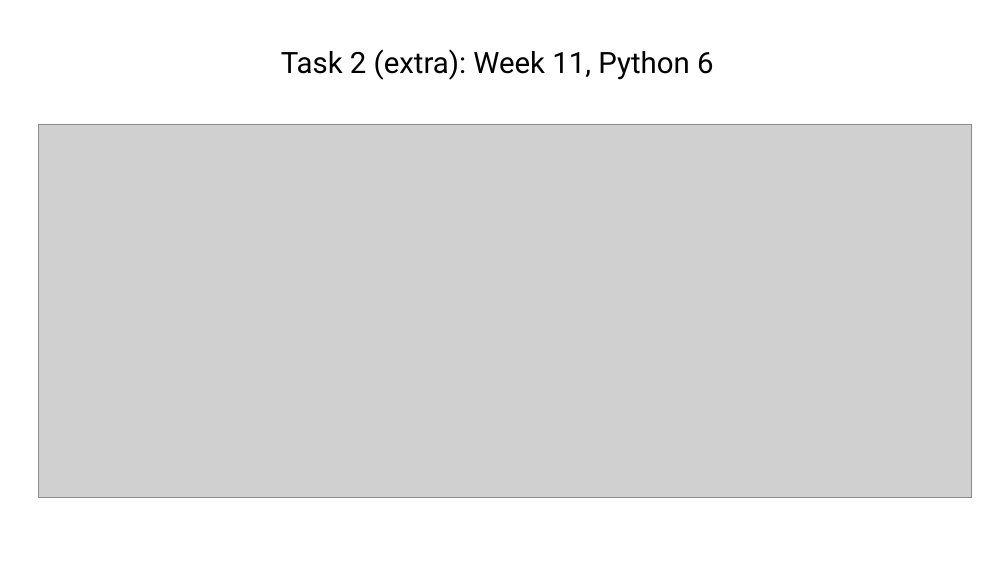
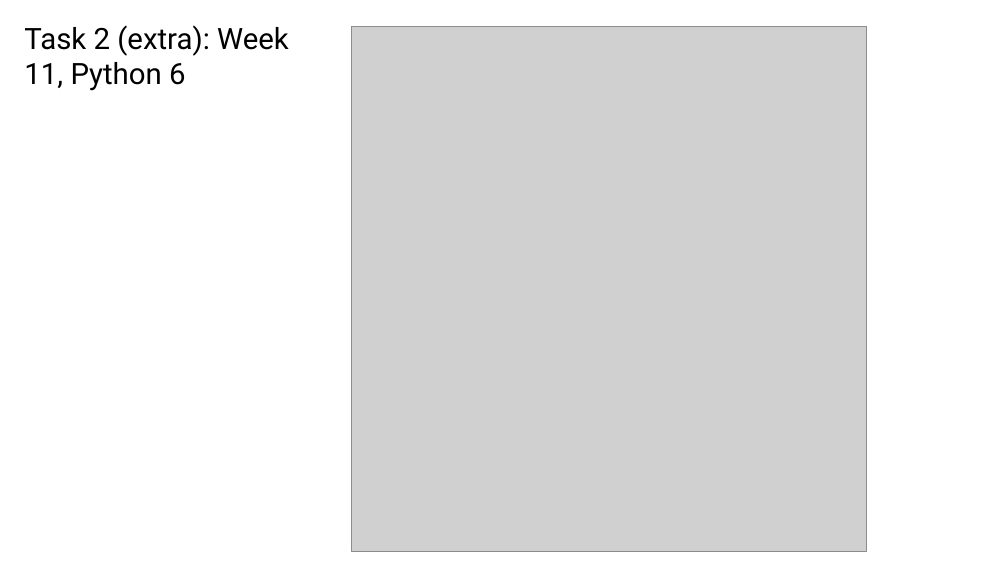
Before and after one commit to tparchman/F24_BIOL792, a slide deck: slide 2 of week12_python7_pandas/python12_numpy_pandas.pptx. Drawn at 1008x567 pixels with LibreOffice and Linux fonts; fonts in the diff are those of the drawing; grey boxes stand for pictures. Boxes give left, top, right and bottom in pixels: in the first picture for what was removed or moved away, otherwise in the second. Text is boxed around its words. In the diff, an @@ line names an element or a change of style, - is before the commit and + after.

```diff
--- a/week12_python7_pandas/python12_numpy_pandas.pptx
+++ b/week12_python7_pandas/python12_numpy_pandas.pptx
@@ text "Task 2 (extra): Week 11, ..." rewrapped from bbox=[281, 49, 714, 80] to bbox=[24, 25, 289, 91] @@
@@ picture added at bbox=[351, 26, 867, 551] @@
@@ picture removed at bbox=[38, 124, 972, 498] @@
```
Also in this commit, not shown: 1 other slide changed, 3 other files.
